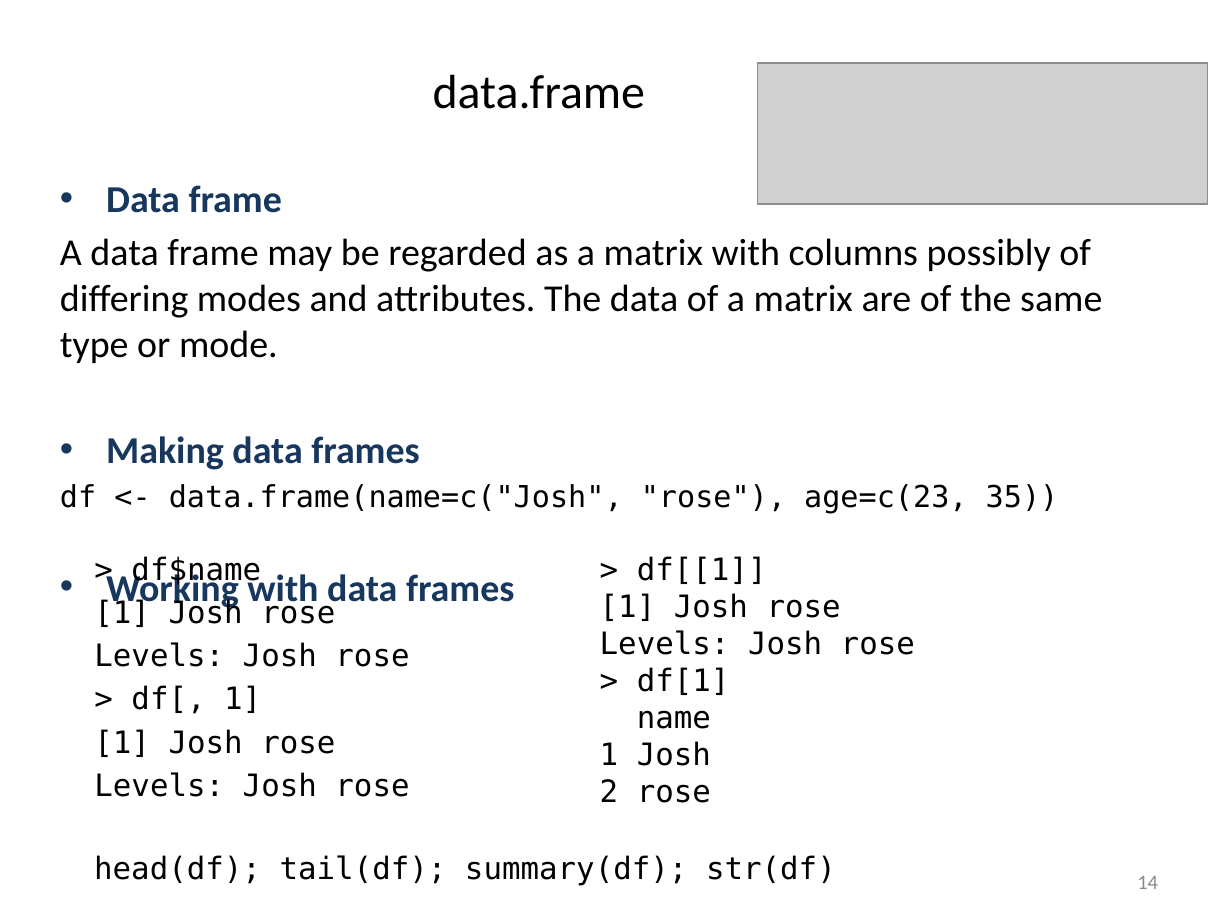
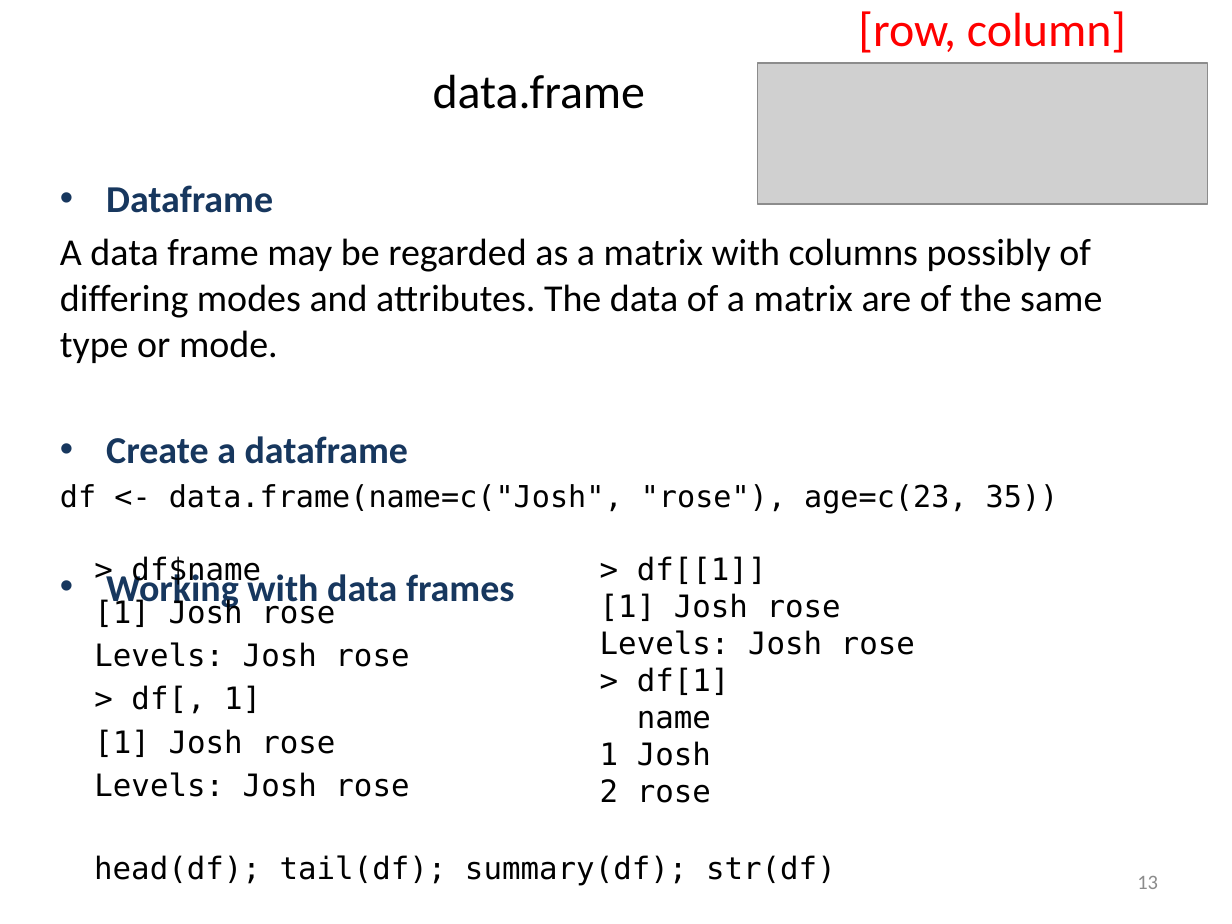
Before and after one commit to liu3zhenlab/teaching, a slide deck: slide 13 of PLPTH813Bioinformatis/2023/lectures/lecture04_R.pptx (slide 14 before the commit). Drawn at 1232x924 pixels with LibreOffice and Linux fonts; fonts in the diff are those of the drawing; grey boxes stand for pictures. Boxes give left, top, right and bottom in pixels: in the first picture for what was removed or moved away, otherwise in the second. Text is boxed around its words. In the diff, an @@ line names an element or a change of style, - is before the commit and + after.

```diff
--- a/PLPTH813Bioinformatis/2023/lectures/lecture04_R.pptx
+++ b/PLPTH813Bioinformatis/2023/lectures/lecture04_R.pptx
@@ text added at [858, 11, 1126, 53], 28 pt, text #FF0000 @@
+[row, column]
@@ text at [106, 185, 273, 213]: spaces changed @@
-• Data frame
+• Dataframe
@@ text at [106, 436, 408, 464]: text changed @@
-• Making data frames
+• Create a dataframe
@@ page number at [1137, 876, 1158, 889]: text changed @@
-14
+13
```
Also in this commit, not shown: 3 other slides changed, 1 slide removed, 6 other files.
